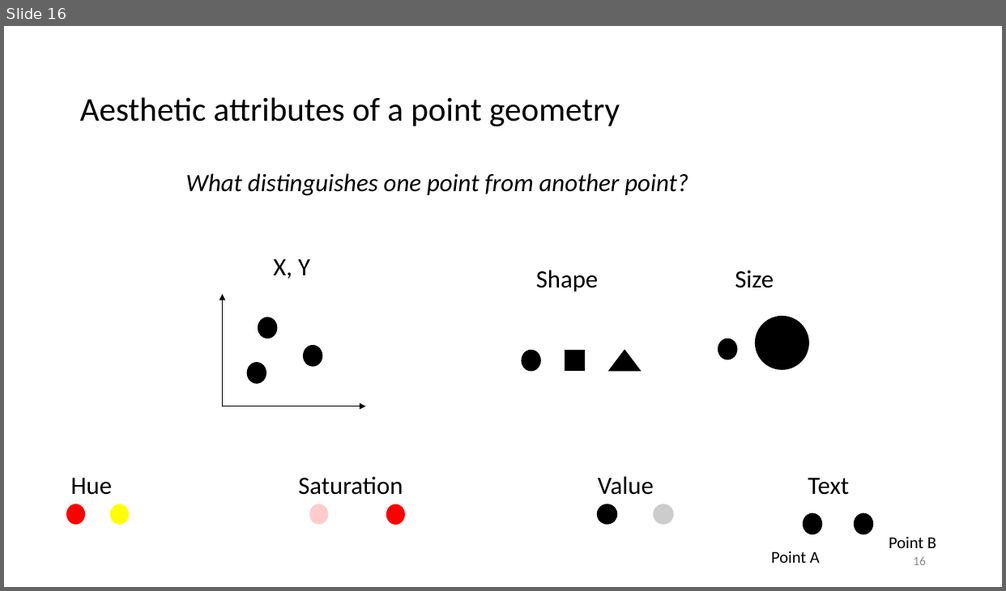
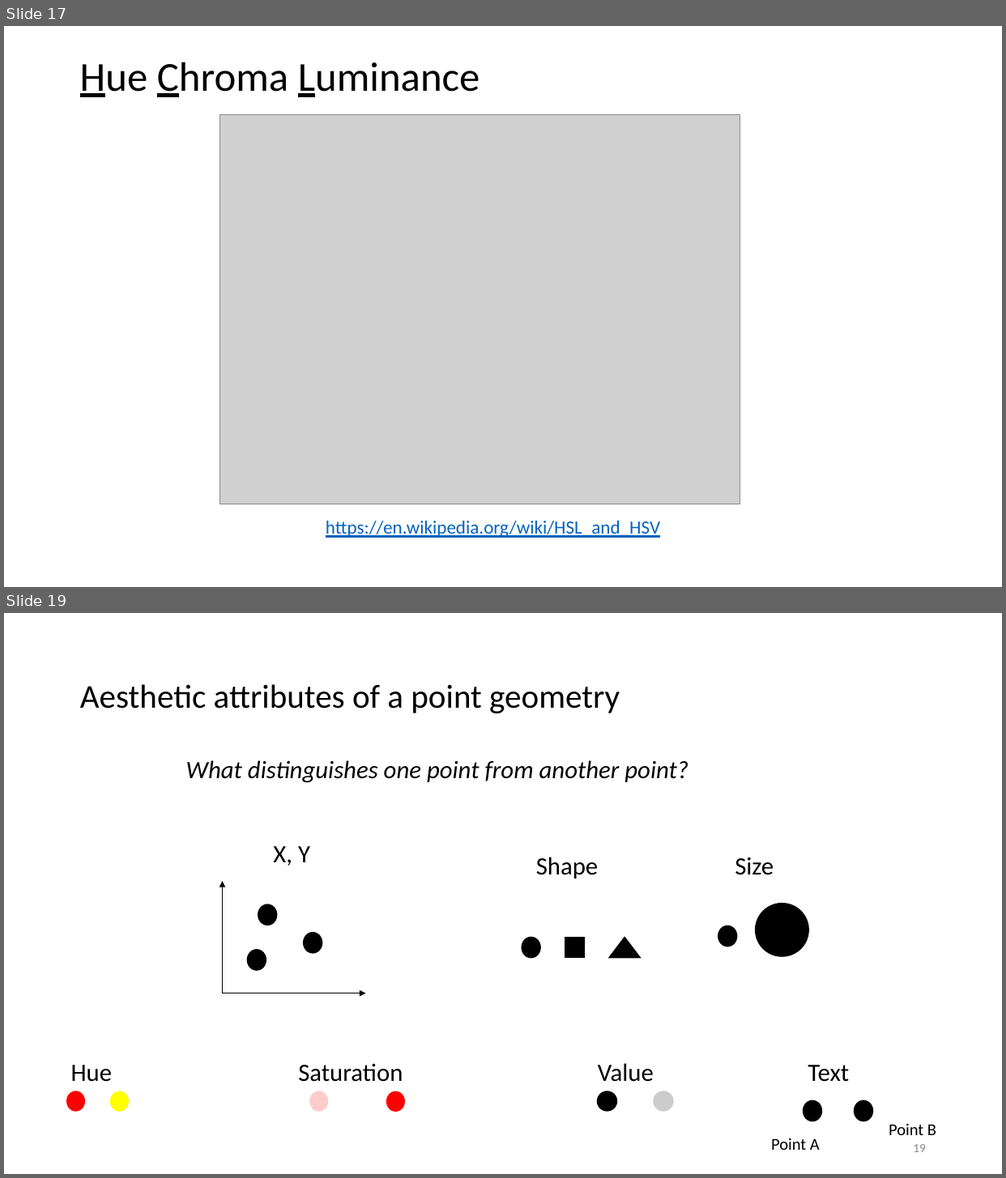
Before and after one commit to WSU-DataScience/USCOTS19_workshop, a slide deck: block_2_data_visualization/DSCI310_Course.pptx. Shown one above the other, each under a label of ours: slide 16 before the commit, slides 17 and 19 after it; the slides between them are not shown. The pictures are 1006x591 and 1006x1178 pixels, drawn with LibreOffice and Linux fonts; fonts in the diff are those of the drawing; grey boxes stand for pictures. Boxes give left, top, right and bottom in pixels: in the first picture for what was removed or moved away, otherwise in the second. Text is boxed around its words. In the diff, an @@ line names an element or a change of style, - is before the commit and + after.

```diff
--- a/block_2_data_visualization/DSCI310_Course.pptx
+++ b/block_2_data_visualization/DSCI310_Course.pptx
@@ slide 17 added at (4, 26, 1002, 587), background #FFFFFF @@
@@ text added at (80, 62, 480, 97), 39.6 pt, text #000000 @@
+Hue Chroma Luminance
@@ picture added at (220, 114, 740, 505) @@
@@ text added at (326, 521, 660, 538), 18 pt, text #0563C1, underline @@
+https://en.wikipedia.org/wiki/HSL_and_HSV
@@ what was slide 16 is now slide 19 @@
@@ page number at (913, 1144, 926, 1152): text changed @@
-16
+19
```
Also in this commit, not shown: 5 slides changed, 3 other slides added, 1 slide removed, 2 other files.
